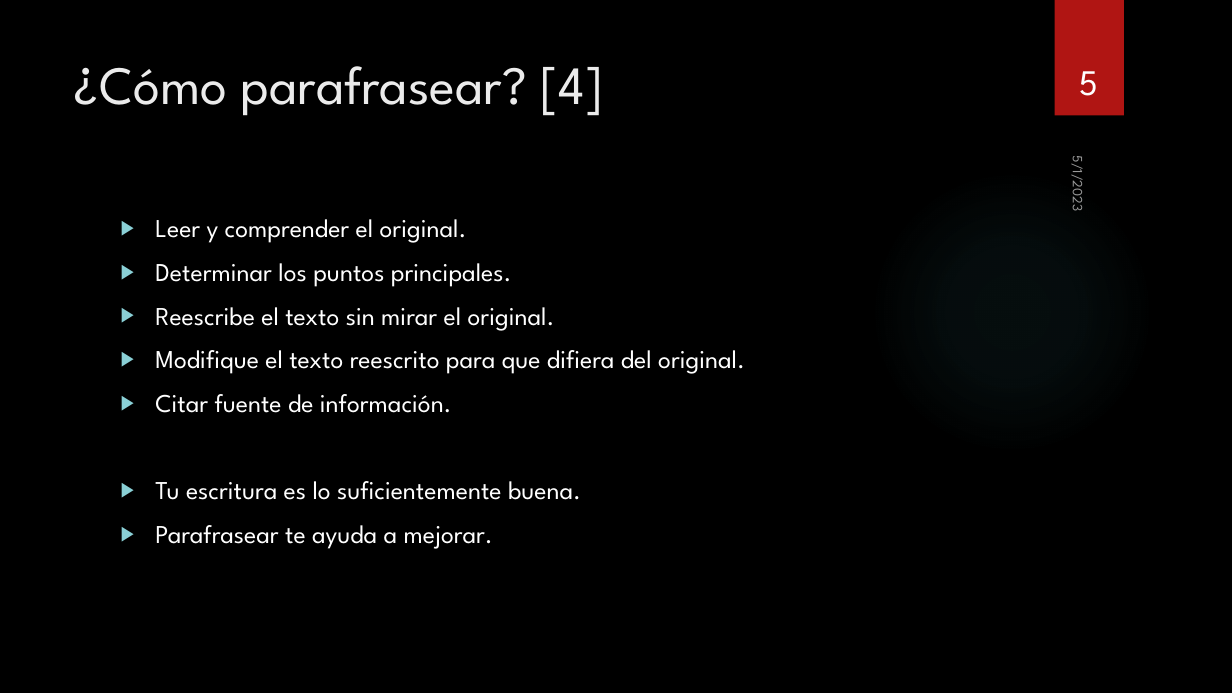
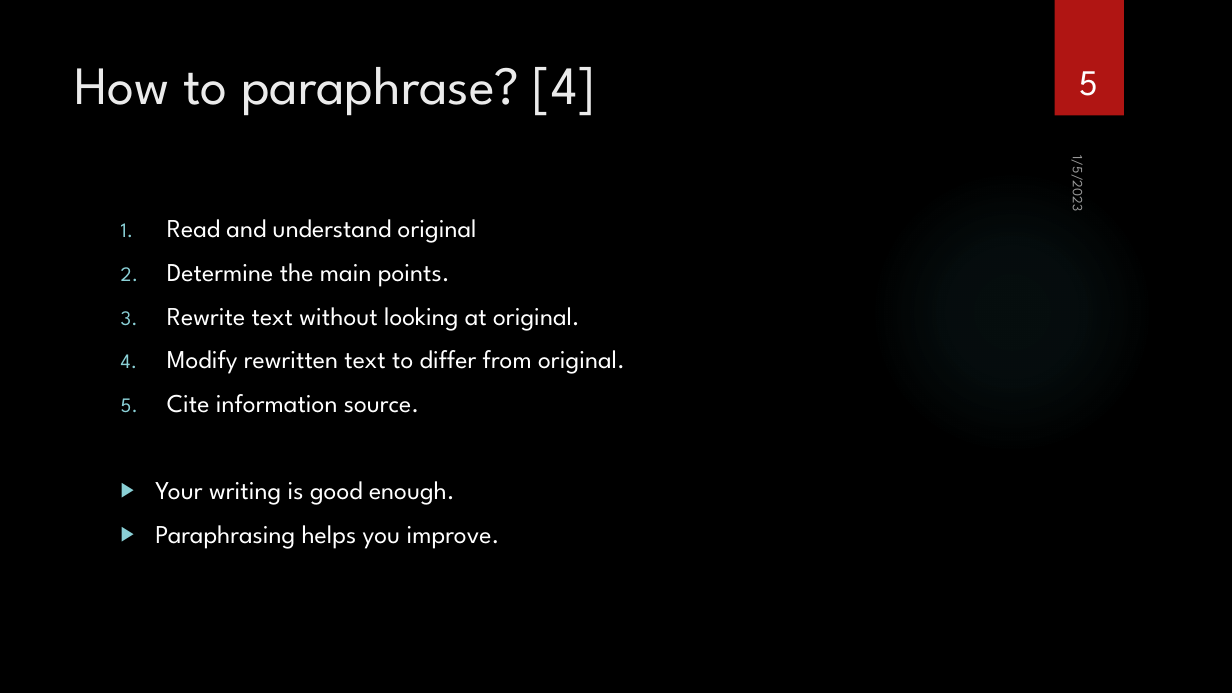
Before and after one commit to contic5/powerpoint-translator, a slide deck: slide 5 of results/Paraphrasing and Citing V2 Spanish.pptx. Drawn at 1232x693 pixels with LibreOffice and Linux fonts; fonts in the diff are those of the drawing; background and template pictures are left out. Boxes give left, top, right and bottom in pixels: in the first picture for what was removed or moved away, otherwise in the second. Text is boxed around its words. In the diff, an @@ line names an element or a change of style, - is before the commit and + after.

```diff
--- a/results/Paraphrasing and Citing V2 Spanish.pptx
+++ b/results/Paraphrasing and Citing V2 Spanish.pptx
@@ title at <box>75,67,596,116</box>: text changed @@
-¿Cómo parafrasear? [4]
+How to paraphrase? [4]
@@ text at <box>1068,161,1089,211</box>: text changed @@
-5/1/2023
+1/5/2023
@@ text at <box>155,219,625,549</box>: text changed @@
-▶ Leer y comprender el original.
-▶ Determinar los puntos principales.
-▶ Reescribe el texto sin mirar el original.
-▶ Modifique el texto reescrito para que difiera del original.
-▶ Citar fuente de información.
-▶ Tu escritura es lo suficientemente buena.
-▶ Parafrasear te ayuda a mejorar.
+1. Read and understand original
+2. Determine the main points.
+3. Rewrite text without looking at original.
+4. Modify rewritten text to differ from original.
+5. Cite information source.
+▶ Your writing is good enough.
+▶ Paraphrasing helps you improve.
```
Also in this commit, not shown: 8 other slides changed, 1 other file.
